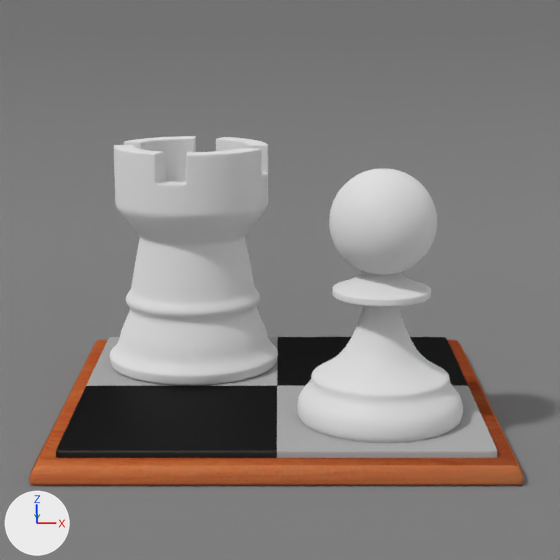
One commit to the Blender file apps/src/chess.blend: the scene before it, then after it.
Before and after are seen from the file's camera 'Camera'. Lighting does not change. The marker at lower left points along +X, +Y and +Z.
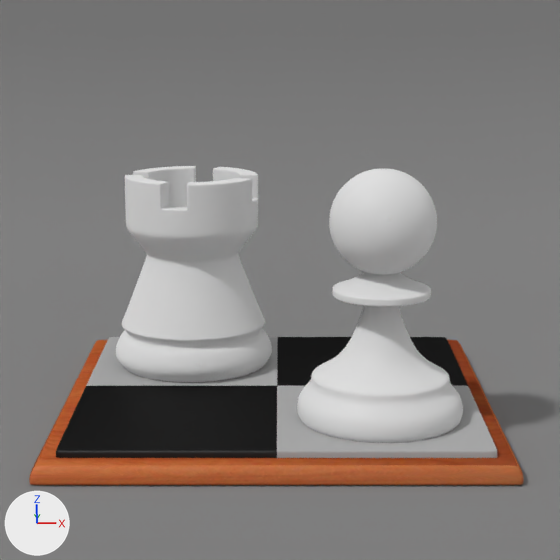
Commit message: / ‘apps/src/chess.blend’

What changed in the scene script:
```text
Change me_cylinder:
    used by ob_cylinder; location = (-0.257, 0.505, 1.363); rotation_euler = (0.0, 0.0, -0.397), in degrees (0, 0, -23); scale = (0.428, 0.428, 0.428)
    remove me_cylinder.from_pydata(...)  # 1186 vertices, 1200 faces; spans x -1.28..1.28, y -1.28..1.28, z -1.35..1.96
    add me_cylinder.from_pydata(...)  # 1154 vertices, 1168 faces; spans x -1.37..1.37, y -1.37..1.37, z -1.35..1.96
    me_cylinder part 1
    32 vertices are removed from x -0.95..0.95, y -0.95..0.95, z -0.52
    64 faces are deleted
    256 vertices move from x -1.28..1.28, y -1.28..1.28, z -1.17..-0.13 to x -1.37..1.37, y -1.37..1.37, z -1.18..-0.54
    32 new faces join them
Change ob_cylinder:
    ob_cylinder.location: (-0.257, 0.505, 1.363) -> (-0.257, 0.505, 1.286)
    ob_cylinder.scale: (0.428, 0.428, 0.428) -> (0.371, 0.371, 0.371)
```

Where the change shows, as pixel boxes (x1, y1, x2, y2) in the pictures (560 x 560 px):
'Cylinder', reshaped, moved, rescaled (7% narrower, 13% shorter): before (110, 136, 278, 385); after (116, 166, 272, 382)
part 1 of me_cylinder, cut back: before (110, 307, 278, 383); after (116, 328, 272, 381)
